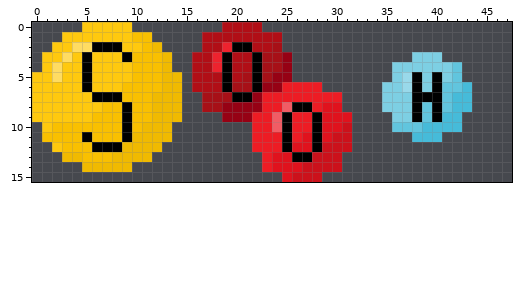
File history of a pixel-art sprite, src/assets/images/element_drops.png. That is the earlier state.
The file is 48x16 pixels.
New version:
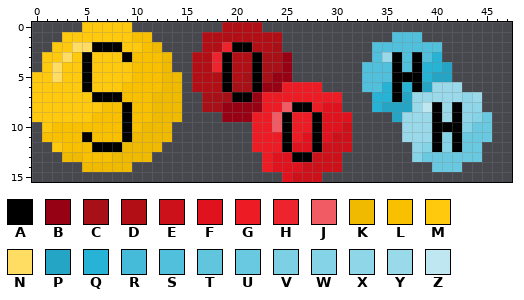
Palette (. is transparent): A #000000  B #960114  C #a71017  D #b10e16  E #cc111b  F #e0121d  G #ed1c24  H #ed232e  J #f15c64  K #f0ba00  L #f9c000  M #ffc90e  N #ffdc62  P #25a5c5  Q #27b3d6  R #46bbd9  S #50c0dc  T #61c5de  U #69c9e0  V #7dcfe3  W #85d3e7  X #8ed6e8  Y #99d9ea  Z #bee7f1
Change:
@@ x 31..47 @@
  0 .................
- 1 .................
- 2 .................
- 3 .......VVV.......
- 4 .....VVVVVVT.....
- 5 .....VYAVAVT.....
- 6 ....VVYAVATTR....
- 7 ....VVVAAATRR....
- 8 ....VVVATATRR....
- 9 F....VVATARR.....
-10 E....TTTRRRR.....
-11 E......RRR.......
-12 E................
-13 .................
-14 .................
+ 1 .....SSS.........
+ 2 ...SSSSSSS.......
+ 3 ...SYASASQ.......
+ 4 ..SSSASAQQP......
+ 5 ..SSSAAAQPP......
+ 6 ..SSQAQAPYYY.....
+ 7 ...QQAPYYYYYXY...
+ 8 ...QPPPYZAYAXX...
+ 9 F....PYYYAYAXWU..
+10 E.....YYYAAAWUU..
+11 E.....YYYAWAUUU..
+12 E......XWAWAUU...
+13 .......WUUUUUU...
+14 .........UUU.....
 15 .................
Boxes around the changes in both pictures, in picture pixels (x1, y1, x2, y2):
changed: (362, 32, 492, 172)
